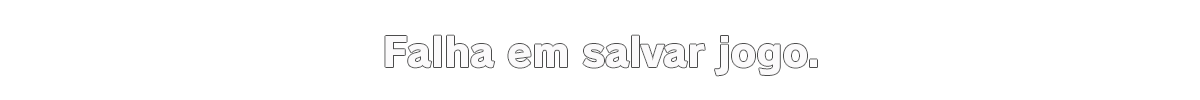
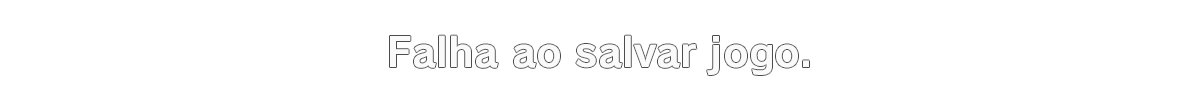
Comparing the layer stacks of the two 1200x100 images. Changes:
added layer "Falha ao salvar jogo. V2" above "Falha em salvar jogo." over (x1=393, y1=35, x2=809, y2=75)
hid "Falha em salvar jogo." over (x1=385, y1=35, x2=817, y2=76)
